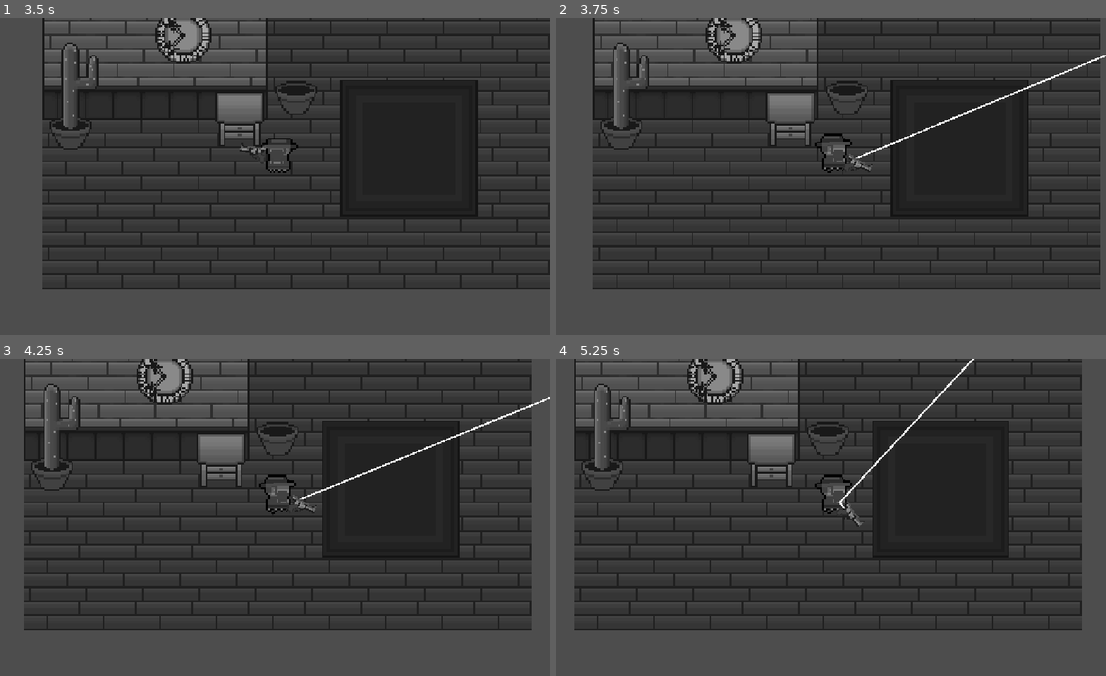
Above: before the commit, frames 1-4 (two rows, left to right).
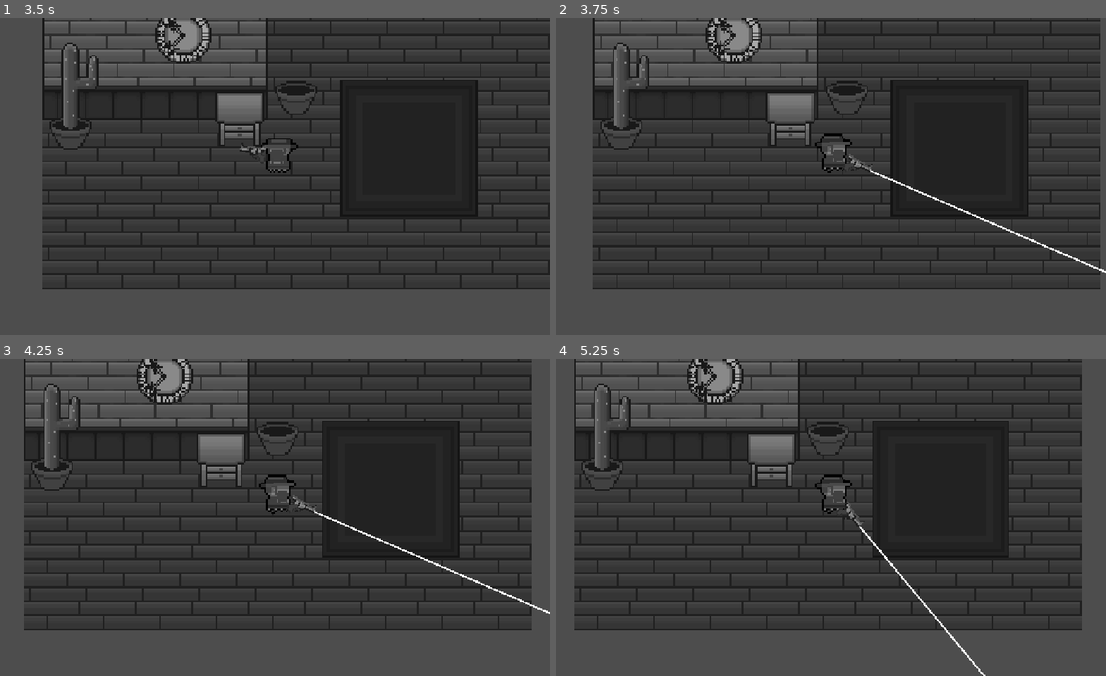
Above: after the commit, the same moments.

Repository: jpsalim21/GMTK_2026_2
Game: Godot game, scene res://BaseGame/scenes/scene1.tscn
Two runs of this game, one before a commit and one after it. Both use one fixed random seed, a clock stepped at 60 frames per second and the inputs below.
Inputs (mouse positions are in pixels of both pictures, inside the frame that each line leads up to):
- Up to frame 1 (3.5 s): tap Enter (ui_accept) at 0.5, 0.77 s; move the mouse to (390, 160) at 0.52 s; hold Right (ui_right) 0.53-1.25 s; hold Right mouse button (MouseRight) 0.53-1.25 s; click (390, 160) at 0.67 s; drag from (154, 192) to (242, 239) at 1.27 s; move the mouse to (324, 106) at 2.02 s; hold Left (ui_left) 2.03-2.75 s; hold Right mouse button (MouseRight) 2.03-2.75 s; drag from (242, 239) to (99, 128) at 2.77 s
- Up to frame 2 (3.75 s): move the mouse to (990, 224) at 3.52 s; hold Right (ui_right) from 3.53 s (still down); hold Right mouse button (MouseRight) from 3.53 s (still down)
- Up to frame 3 (4.25 s): keep holding Right (ui_right); keep holding Right mouse button (MouseRight); tap Enter (ui_accept) at 3.77 s
- Up to frame 4 (5.25 s): release Right (ui_right) at 4.25 s; release Right mouse button (MouseRight) at 4.25 s; drag from (655, 469) to (737, 438) at 4.27 s; move the mouse to (853, 517) at 5.02 s; hold Right (ui_right) from 5.03 s (still down); hold Right mouse button (MouseRight) from 5.03 s (still down); click (853, 517) at 5.17 s

Frame 1 is identical in both runs. In frame 2, 0.5% of the frame differs, in the area x 54-100%, y 11-81%; in frame 3, 0.5%, in the area x 54-100%, y 12-81%; in frame 4, 0.4%.

Commit message:
Create collision layers

Diff:
--- a/BaseGame/scenes/Objects/Projetil.tscn
+++ b/BaseGame/scenes/Objects/Projetil.tscn
@@ -5,9 +5,12 @@
 [sub_resource type="RectangleShape2D" id="RectangleShape2D_capps"]
 
 [node name="Area2D" type="Area2D" unique_id=962626050]
+collision_layer = 4
+collision_mask = 18
 script = ExtResource("1_0x1j3")
 
 [node name="CollisionShape2D" type="CollisionShape2D" parent="." unique_id=2079720733]
 shape = SubResource("RectangleShape2D_capps")
 
 [node name="RayCast2D" type="RayCast2D" parent="." unique_id=97332158]
+collision_mask = 16
--- a/BaseGame/scenes/player.tscn
+++ b/BaseGame/scenes/player.tscn
@@ -91,6 +91,7 @@
 size = Vector2(17, 5)
 
 [node name="CharacterBody2D" type="CharacterBody2D" unique_id=1285676855]
+collision_mask = 27
 script = ExtResource("1_4awfm")
 
 [node name="PlayerSprite" type="AnimatedSprite2D" parent="." unique_id=1937686299]
@@ -110,9 +111,11 @@
 
 [node name="Ray1" type="RayCast2D" parent="Raycasts" unique_id=2125559900]
 target_position = Vector2(500, 0)
+collision_mask = 16
 
 [node name="Ray2" type="RayCast2D" parent="Raycasts" unique_id=746055991]
 target_position = Vector2(500, 0)
+collision_mask = 16
 
 [node name="Line2D" type="Line2D" parent="Raycasts" unique_id=1331805057]
 points = PackedVector2Array(0, 0, 0, 0, 0, 0)
--- a/BaseGame/scenes/scene1.tscn
+++ b/BaseGame/scenes/scene1.tscn
@@ -83,7 +83,8 @@
 
 [sub_resource type="TileSet" id="TileSet_0p131"]
 tile_size = Vector2i(32, 32)
-physics_layer_0/collision_layer = 1
+physics_layer_0/collision_layer = 16
+physics_layer_0/collision_mask = 15
 sources/1 = SubResource("TileSetAtlasSource_fksp1")
 
 [node name="Node2D" type="Node2D" unique_id=1156037094]
--- a/project.godot
+++ b/project.godot
@@ -87,6 +87,14 @@
 ]
 }
 
+[layer_names]
+
+2d_physics/layer_1="Player"
+2d_physics/layer_2="Enemy"
+2d_physics/layer_3="PlayerBullet"
+2d_physics/layer_4="EnemyBullet"
+2d_physics/layer_5="Objects"
+
 [rendering]
 
 textures/canvas_textures/default_texture_filter=0
